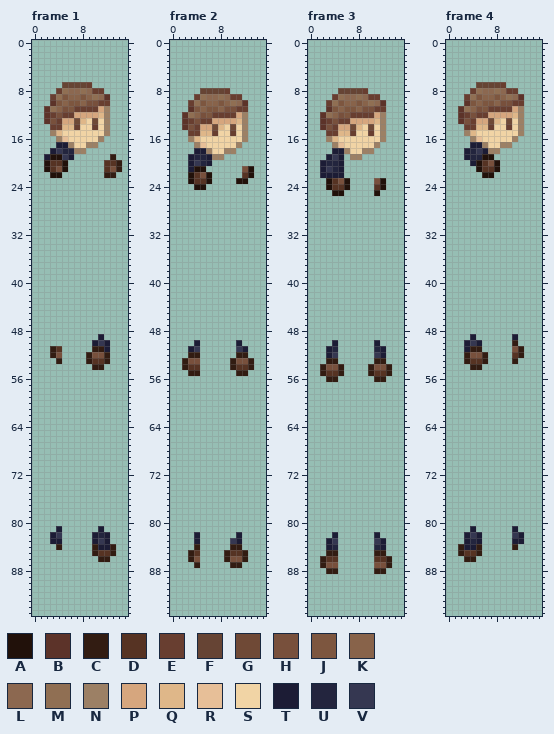
Two states of a pixel-art file, Assets/_MagicGame/Content/_Visuals/Art/_Npcs/Player/_Player01_ASE.aseprite. The picture above was drawn from the file before the commit.
16x96 pixels, 5 frames. Colours within 5 levels of each other are drawn and written as one. Shown: frame 1, frame 2, frame 3, frame 4. The commit also changed other frames, which this record leaves out.
Visible layers, top first: "Player Side/Player", "Player Side/Arms", "Player Side/HumanHead", "Player Front/Player", "Player Front/Arms", "Player Back/Player", "Player Back/Arms".
Palette (. is transparent): A #21110a  B #5c3329  C #321c12  D #563323  E #683e30  F #664434  G #6f4936  H #78503c  J #7d563f  K #88634a  L #8c6850  M #906f53  N #9c8065  P #d6a67e  Q #dfb789  R #e7bf98  S #f1d4a5  T #1c1c35  U #23253e  V #353751
Pixels before, frame 1, first column x 2:
 7 ...FFFFE.....
 8 ..EMLLMLEE...
 9 .EMJKKJKMLB..
10 .BJKJJKHHEE..
11 BMKHJEEEEPN..
12 BEHEEPPPPQN..
13 BHEPPGQSGSN..
14 .EEQQESSESN..
15 .NQSSSSSSSN..
16 ..NRSSSSSN...
17 ..TTNSSNN....
18 .TVUUNN......
19 TAAVT......C.
20 ADDA......DDC
21 ADHA......DHC
22 .AA.......CC.
23 .............
24 .............
25 .............
26 .............
27 .............
28 .............
29 .............
30 .............
31 .............
32 .............
33 .............
34 .............
35 .............
36 .............
37 .............
38 .............
39 .............
40 .............
41 .............
42 .............
43 .............
44 .............
45 .............
46 .............
47 .............
48 .............
49 .........T...
50 ........TVT..
51 .CD.....CCT..
52 .CH....CHHC..
53 ..C....CDDC..
54 ........CC...
55 .............
56 .............
57 .............
58 .............
59 .............
60 .............
61 .............
62 .............
63 .............
64 .............
65 .............
66 .............
67 .............
68 .............
69 .............
70 .............
71 .............
72 .............
73 .............
74 .............
75 .............
76 .............
77 .............
78 .............
79 .............
80 .............
81 ..T......T...
82 .TV.....TUT..
83 .TT.....TVT..
84 ..C.....CTTC.
85 ........CDDC.
86 .........CC..
Pixels before, frame 2, first column x 2:
 8 ...FFFFE....
 9 ..EMLLMLEE..
10 .EMJKKJKMLB.
11 .BJKJJKHHEE.
12 BMKHJEEEEPN.
13 BEHEEPPPPQN.
14 BHEPPGQSGSN.
15 .EEQQESSESN.
16 .NQSSSSSSSN.
17 ..NRSSSSSN..
18 ..TTNSSNN...
19 .TUUTNN.....
20 .TVUT.......
21 .TAA......HA
22 .ADHA.....DA
23 .ADDA....AA.
24 ..AA........
25 ............
26 ............
27 ............
28 ............
29 ............
30 ............
31 ............
32 ............
33 ............
34 ............
35 ............
36 ............
37 ............
38 ............
39 ............
40 ............
41 ............
42 ............
43 ............
44 ............
45 ............
46 ............
47 ............
48 ............
49 ............
50 ..T......T..
51 .TV......VT.
52 .CC......CC.
53 CHH.....CHHC
54 CDD.....CDDC
55 .CC......CC.
56 ............
57 ............
58 ............
59 ............
60 ............
61 ............
62 ............
63 ............
64 ............
65 ............
66 ............
67 ............
68 ............
69 ............
70 ............
71 ............
72 ............
73 ............
74 ............
75 ............
76 ............
77 ............
78 ............
79 ............
80 ............
81 ............
82 ..T......T..
83 ..T.....VT..
84 ..C.....CC..
85 .CD....CDDC.
86 .CH....CHHC.
87 ..C.....CC..
Pixels before, frame 3, first column x 2:
 8 ...FFFFE....
 9 ..EMLLMLEE..
10 .EMJKKJKMLB.
11 .BJKJJKHHEE.
12 BMKHJEEEEPN.
13 BEHEEPPPPQN.
14 BHEPPGQSGSN.
15 .EEQQESSESN.
16 .NQSSSSSSSN.
17 ..NRSSSSSN..
18 ..TTNSSNN...
19 .TVT.NN.....
20 TUUT........
21 TVUT........
22 TTTT........
23 .ADHA....HA.
24 .ADDA....DA.
25 ..AA.....A..
26 ............
27 ............
28 ............
29 ............
30 ............
31 ............
32 ............
33 ............
34 ............
35 ............
36 ............
37 ............
38 ............
39 ............
40 ............
41 ............
42 ............
43 ............
44 ............
45 ............
46 ............
47 ............
48 ............
49 ............
50 ..T......T..
51 .TU......UT.
52 .TV......VT.
53 .CC......CC.
54 CHHC....CHHC
55 CDDC....CDDC
56 .CC......CC.
57 ............
58 ............
59 ............
60 ............
61 ............
62 ............
63 ............
64 ............
65 ............
66 ............
67 ............
68 ............
69 ............
70 ............
71 ............
72 ............
73 ............
74 ............
75 ............
76 ............
77 ............
78 ............
79 ............
80 ............
81 ............
82 ..T......T..
83 .TV......VT.
84 .TU......UT.
85 .CC......CC.
86 CDD......DDC
87 CHH......HHC
88 .CC......CC.
Pixels before, frame 4, first column x 2:
 7 ...FFFFE...
 8 ..EMLLMLEE.
 9 .EMJKKJKMLB
10 .BJKJJKHHEE
11 BMKHJEEEEPN
12 BEHEEPPPPQN
13 BHEPPGQSGSN
14 .EEQQESSESN
15 .NQSSSSSSSN
16 ..NRSSSSSN.
17 ..TTNSSNN..
18 .TUVTNN....
19 .TUUAA.....
20 ..TADHA....
21 ...ADDA....
22 ....AA.....
23 ...........
24 ...........
25 ...........
26 ...........
27 ...........
28 ...........
29 ...........
30 ...........
31 ...........
32 ...........
33 ...........
34 ...........
35 ...........
36 ...........
37 ...........
38 ...........
39 ...........
40 ...........
41 ...........
42 ...........
43 ...........
44 ...........
45 ...........
46 ...........
47 ...........
48 ...........
49 ..T......T.
50 .TVT.....C.
51 .TCC.....HC
52 .CHHC....DC
53 .CDDC....C.
54 ..CC.......
55 ...........
56 ...........
57 ...........
58 ...........
59 ...........
60 ...........
61 ...........
62 ...........
63 ...........
64 ...........
65 ...........
66 ...........
67 ...........
68 ...........
69 ...........
70 ...........
71 ...........
72 ...........
73 ...........
74 ...........
75 ...........
76 ...........
77 ...........
78 ...........
79 ...........
80 ...........
81 ..T......T.
82 .TVT.....VT
83 .TUT.....TT
84 CTTC.....C.
85 CDDC.......
86 .CC........
New version:
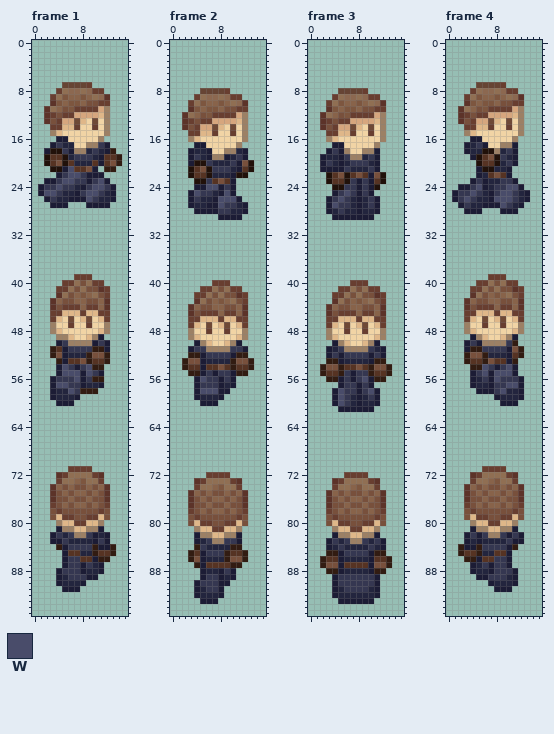
Colours new in this view: W #494c6a
Edits made:
layer "Player Back/Legs" now shown
layer "Player Back/Torso" now shown
layer "Player Back/HumanHead" now shown
layer "Player Front/Legs" now shown
layer "Player Front/Torso" now shown
layer "Player Front/HumanHead" now shown
layer "Player Side/Legs" now shown
layer "Player Side/Torso" now shown
Changed rows in their new state; - is an unchanged pixel.
Frame 1:
first column x 1:
16 ---TT---------
17 --TVUU----VT--
18 -TAAVT--UVUTC-
19 -ADDAUVVVUTDDC
20 ---H-DUUUDT-H-
21 -.AATWDDHT-CC.
22 --.TVWWVTTT..-
23 -TTVWWVVTVWT--
24 TVVWVVUTVWWVT-
25 TWWVUUTVWWVUT-
26 -TVUUTTTWVUUT-
27 --TTT---TTTT--
first column x 3:
39 ----EEE---
40 --EEMHMEE-
41 -EEMHMHHBE
42 -BMHKJKMHE
43 BKHHKKHHKB
44 BHEEEKEEKB
45 EEQQQEQQEE
46 EQSGSQGSQE
47 NSSESSESSN
48 NQSSSSSSQN
49 -NNQSSQN--
50 -TVNNNN---
51 --TVVVV---
52 --TUUU----
53 --TDDH----
54 -TWVTVW---
55 -TWWWTWVT-
56 TVVVWTVCC-
57 TWWVVTUUT-
58 TUUWVCCC--
59 TUUUT-----
60 -TTT------
first column x 3:
71 ---EEEE---
72 -BEMMMMEB-
73 -EMMKJMME-
74 BKHKHHKHKB
75 BHKHKKHKHB
76 BHHKHHKHHB
77 EHKHKKHKHE
78 HEHHHHHHEH
79 HQEEHHEEQH
80 -NQQEEQQN-
81 --NNQQNN--
82 --UVNNV---
83 --VUUUU---
84 --TVVVV---
85 --TDDUU---
86 --TVVDDT--
87 --TVVTVUT-
88 -TVVVTUUT-
89 -TUVVVTT--
90 -TUUUT----
91 --TTT-----
Frame 2:
first column x 3:
17 -TT--------
18 TUUT----UT-
19 -V----TUVT-
20 -AAVUUUVTHA
21 ADHAVVVUTD-
22 --D-UUUTAA.
23 .AAVDHDT..-
24 -TTWWTVT---
25 TWVVUTWT---
26 TVUUTWWWT--
27 TUUTTWVVUT-
28 -TTTTVVUUT-
29 -----TTTT--
first column x 3:
40 ----EEE---
41 --EEMHMEE-
42 -EEMHMHHBE
43 -BMHKJKMHE
44 BKHHKKHHKB
45 BHEEEKEEKB
46 EEQQQEQQEE
47 EQSGSQGSQE
48 NSSESSESSN
49 NQSSSSSSQN
50 --NQSSQN--
51 --VNNNNV--
52 --TVVVVT--
53 --TUUUU---
54 --TDDHD---
55 --TVTVVT--
56 -TWVVTVT--
57 -TVVVTUT--
58 -TWWWTT---
59 -TUUUT----
60 --TTT-----
first column x 3:
72 ---EEEE---
73 -BEMMMMEB-
74 -EMMKJMME-
75 BKHKHHKHKB
76 BHKHKKHKHB
77 BHHKHHKHHB
78 EHKHKKHKHE
79 HEHHHHHHEH
80 HQEEHHEEQH
81 -NQQEEQQN-
82 --NNQQNN--
83 --UVNNV---
84 --VUUUU---
85 --TVVV----
86 --TUUU----
87 --TDDDD---
88 --TUUTVT--
89 --TVVTUT--
90 -TVVVTT---
91 -TUVVT----
92 -TUUUT----
93 --TTT-----
Frame 3:
first column x 2:
17 --TT-------
18 -TV------T-
19 TUU-V--UVT-
20 -V--UVVVUT-
21 -TT-VUUUVT-
22 .ADHADHDTHA
23 ---D-VTVTD-
24 -.AAVVTVTA.
25 --TVWVTVT.-
26 -TVWVUTUVT-
27 -TWVVUTUVT-
28 -TUVUUTUUT-
29 --TTTTTTT--
first column x 3:
40 ----EEE---
41 --EEMHMEE-
42 -EEMHMHHBE
43 -BMHKJKMHE
44 BKHHKKHHKB
45 BHEEEKEEKB
46 EEQQQEQQEE
47 EQSGSQGSQE
48 NSSESSESSN
49 NQSSSSSSQN
50 --NQSSQN--
51 --VNNNNV--
52 --TVVVVT--
53 --TUUUUT--
54 ---DDHD---
55 ---VTVV---
56 --TVTVWT--
57 --TVVTVT--
58 -TWVVTVWT-
59 -TWVUTUVT-
60 -TWVUTUUT-
61 --TTTTTT--
first column x 3:
72 ---EEEE---
73 -BEMMMMEB-
74 -EMMKJMME-
75 BKHKHHKHKB
76 BHKHKKHKHB
77 BHHKHHKHHB
78 EHKHKKHKHE
79 HEHHHHHHEH
80 HQEEHHEEQH
81 -NQQEEQQN-
82 --NNQQNN--
83 --UVNNVU--
84 --VUUUUV--
85 --TVVVVT--
86 --TUUUUT--
87 --TDDDDT--
88 --TUUUUT--
89 -TVVVVVVT-
90 -TVVVVVVT-
91 -TUVVVVUT-
92 -TUUUUUUT-
93 --TTTTTT--
Frame 4:
first column x 1:
16 ---TT--------
17 --TUVT----T--
18 ----UAA-UVT--
19 --.TADHAVUT--
20 ---.--D-UVT--
21 ----TAAUUT---
22 ----TUDHDT---
23 ---TVTUUVVT--
24 -TTVWTUVVWWT-
25 TVVWVUTVWWVUT
26 TVWVUUTWWWVUT
27 -TVUUTTTWVUT-
28 --TTT---TTT--
first column x 3:
39 ----EEE---
40 --EEMHMEE-
41 -EEMHMHHBE
42 -BMHKJKMHE
43 BKHHKKHHKB
44 BHEEEKEEKB
45 EEQQQEQQEE
46 EQSGSQGSQE
47 NSSESSESSN
48 NQSSSSSSQN
49 --NQSSQN--
50 ---NNNNV--
51 ---VVVVT--
52 ----UUUT--
53 ----HDDT--
54 ---WVTVWT-
55 -TVWTWWWT-
56 -TUVTWVVVT
57 -TUUTVVWWT
58 --TTTVWUUT
59 -----TUUUT
60 ------TTT-
first column x 3:
71 ---EEEE---
72 -BEMMMMEB-
73 -EMMKJMME-
74 BKHKHHKHKB
75 BHKHKKHKHB
76 BHHKHHKHHB
77 EHKHKKHKHE
78 HEHHHHHHEH
79 HQEEHHEEQH
80 -NQQEEQQN-
81 --NNQQNN--
82 ---VNNVT--
83 ---UUUUV--
84 ---VVVVT--
85 ---UUDDT--
86 --TDDVVT--
87 -TUVTVVT--
88 -TUUTVVVT-
89 --TTVVVUT-
90 ----TUUUT-
91 -----TTT--
